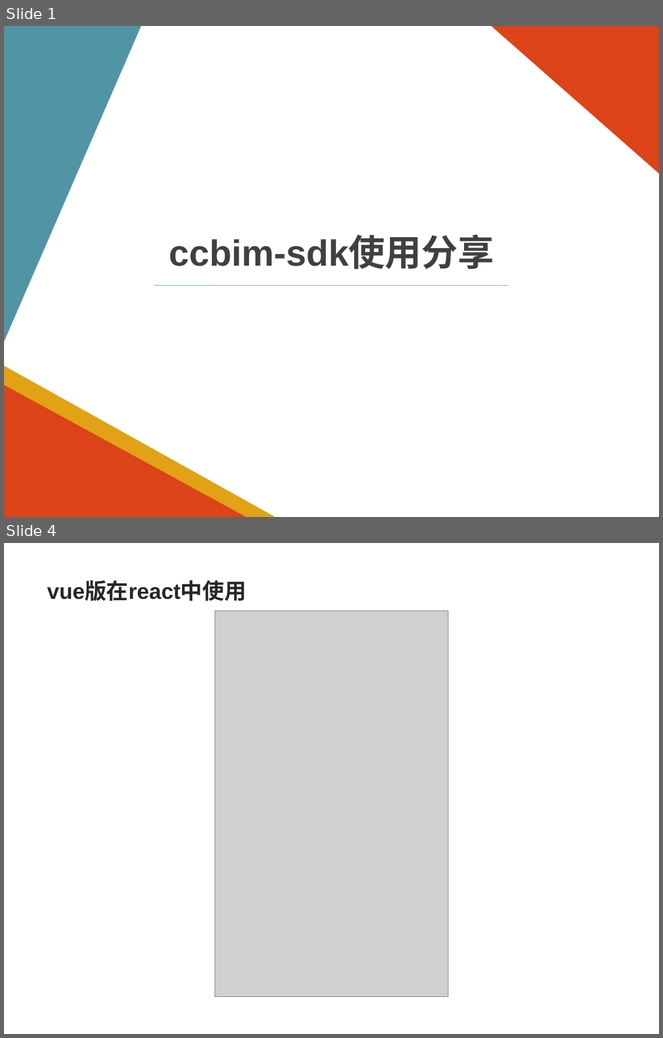
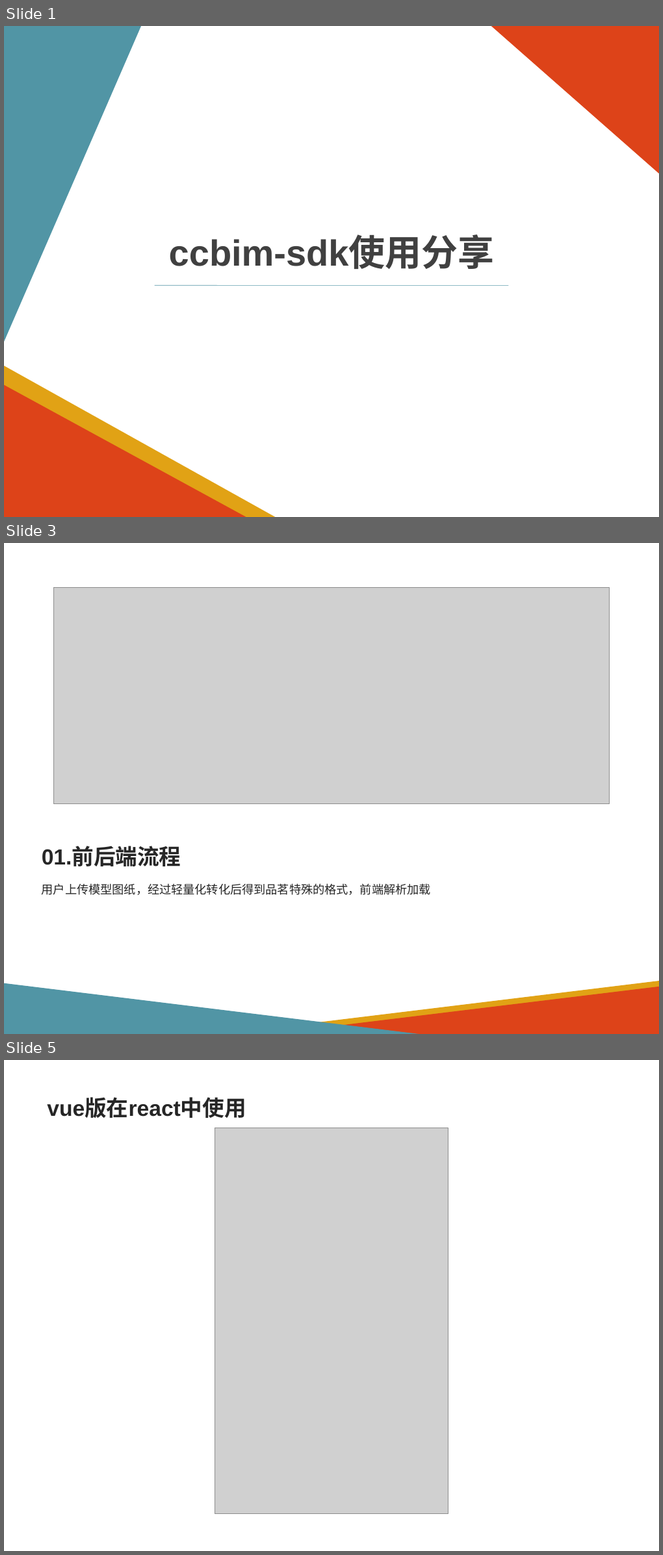
Before and after one commit to Wu-Qin-Hao/workLog, a slide deck: pinming/ccbim-sdk.ppt. Shown one above the other, each under a label of ours: slides 1 and 4 before the commit, slides 1, 3 and 5 after it; the slides between them are not shown. The pictures are 663x1038 and 663x1555 pixels, drawn with LibreOffice and Linux fonts; fonts in the diff are those of the drawing; grey boxes stand for pictures. Boxes give left, top, right and bottom in pixels: in the first picture for what was removed or moved away, otherwise in the second. Text is boxed around its words. In the diff, an @@ line names an element or a change of style, - is before the commit and + after.

```diff
--- a/pinming/ccbim-sdk.ppt
+++ b/pinming/ccbim-sdk.ppt
@@ slide 3 added at [4,543,659,1034], background #FFFFFF @@
@@ picture added at [54,588,610,804] @@
@@ text added at [42,847,181,867], 24 pt, text #262626, bold @@
+01.前后端流程
@@ text added at [42,884,431,895], 13 pt, text #262626 @@
+用户上传模型图纸，经过轻量化转化后得到品茗特殊的格式，前端解析加载
@@ freeform shape added at [4,983,425,1034], fill #5195A5 @@
@@ freeform shape added at [269,981,659,1029], fill #E1A215 @@
@@ freeform shape added at [269,986,659,1034], fill #DD4319 @@
@@ what was slide 4 is now slide 5 @@
```
Also in this commit, not shown: 4 slides changed.
